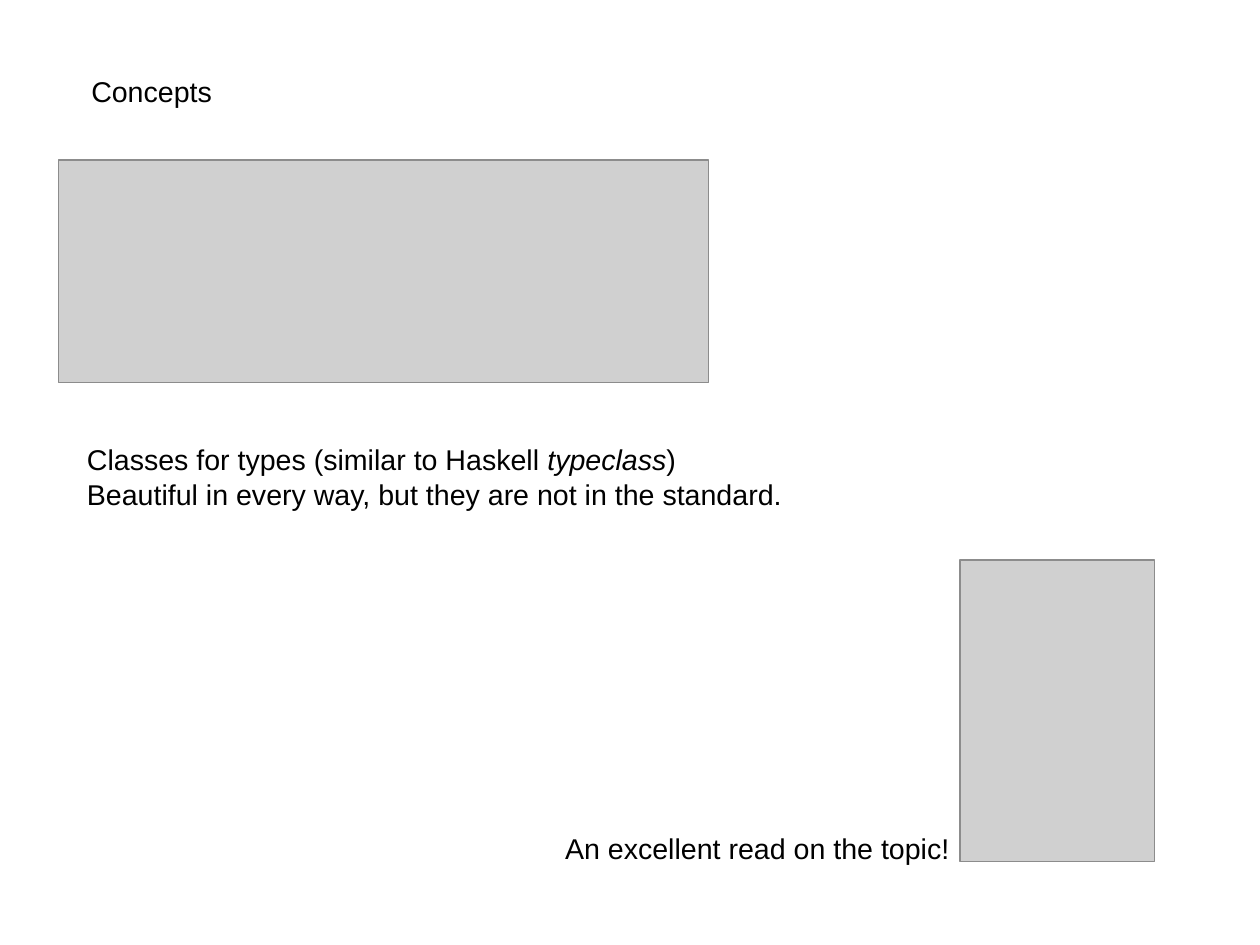
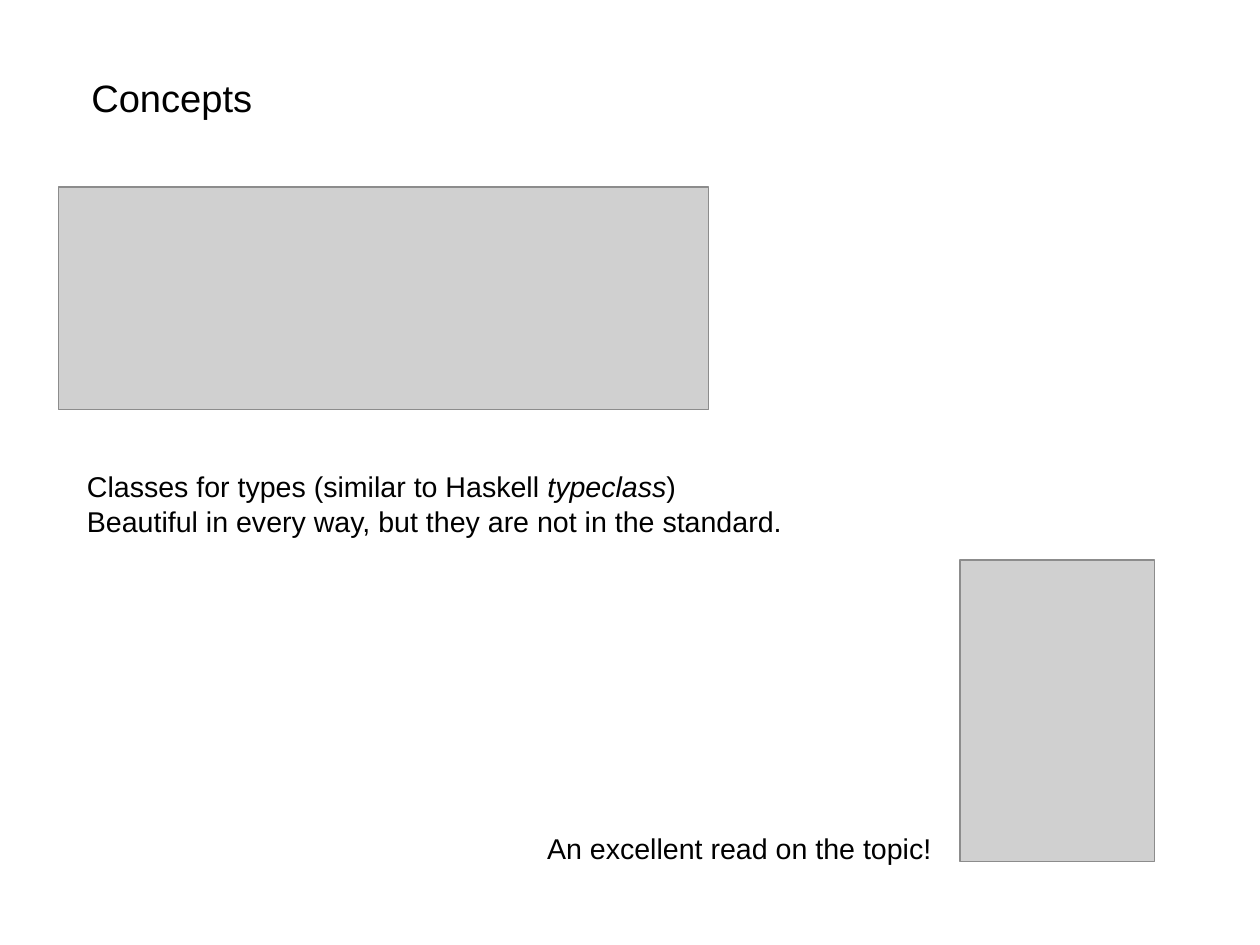
Before and after one commit to akalenuk/templates-experiments, a slide deck: slide 12 of templates.odp. Drawn at 1260x945 pixels with LibreOffice and Linux fonts; fonts in the diff are those of the drawing; grey boxes stand for pictures. Boxes give left, top, right and bottom in pixels: in the first picture for what was removed or moved away, otherwise in the second. Text is boxed around its words. In the diff, an @@ line names an element or a change of style, - is before the commit and + after.

```diff
--- a/templates.odp
+++ b/templates.odp
@@ text "Concepts" at box(91, 85, 252, 120): size 18 to 24 pt @@
@@ picture: place and size @@
-picture at box(58, 160, 709, 383)
+picture at box(58, 188, 709, 410)
@@ text "Classes for types (similar to ...": place and size @@
-text "Classes for types (similar to ..." at box(87, 449, 782, 510)
+text "Classes for types (similar to ..." at box(87, 476, 782, 537)
@@ text "An excellent read on the ...": place and size @@
-text "An excellent read on the ..." at box(565, 838, 949, 865)
+text "An excellent read on the ..." at box(547, 838, 931, 865)
```
Also in this commit, not shown: 13 other slides changed, 1 slide added, 1 slide removed.
